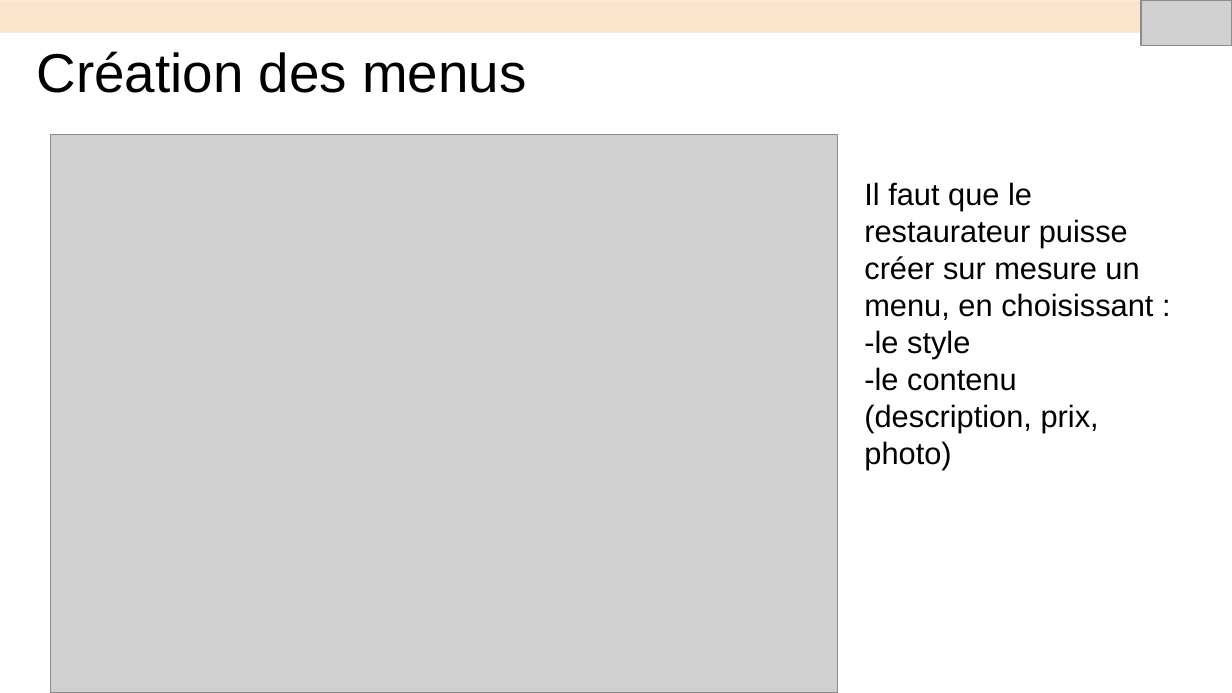
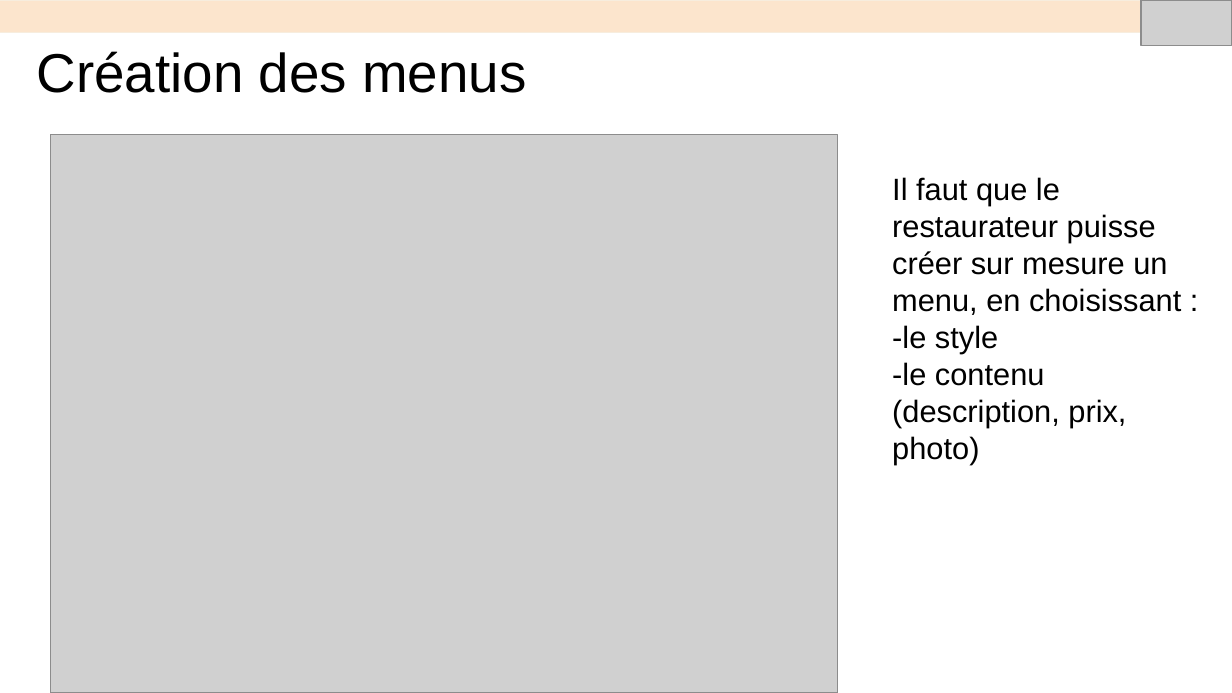
Before and after one commit to Nasus-Stackman/Projet7, a slide deck: slide 5 of Présentation.odp. Drawn at 1232x693 pixels with LibreOffice and Linux fonts; fonts in the diff are those of the drawing; grey boxes stand for pictures. Boxes give left, top, right and bottom in pixels: in the first picture for what was removed or moved away, otherwise in the second. Text is boxed around its words. In the diff, an @@ line names an element or a change of style, - is before the commit and + after.

```diff
--- a/Présentation.odp
+++ b/Présentation.odp
@@ text "Il faut que le restaurateur ...": place and size @@
-text "Il faut que le restaurateur ..." at <box>864,182,1153,470</box>
+text "Il faut que le restaurateur ..." at <box>892,177,1181,464</box>
```
Also in this commit, not shown: 7 other slides changed, 7 slides added, 2 slides removed, 3 other files.
